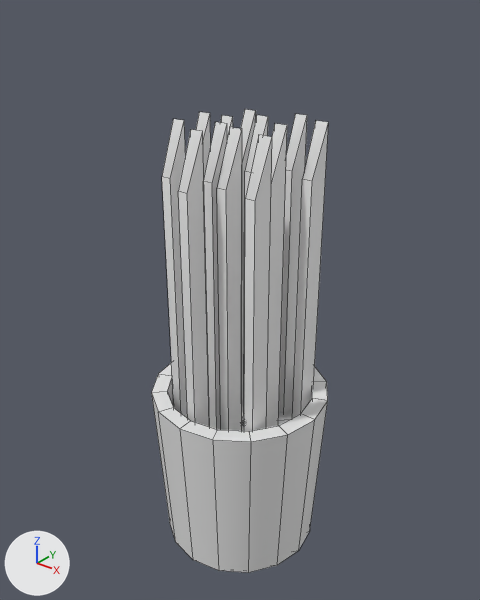
The FBX model Models/Plant 3.fbx, before and after one commit.
Before and after are seen from a 50 mm camera at (0.973, -1.213, 1.309) aimed at (-0.017, 0.025, 0.542). The axes (+X, +Y, +Z) are drawn at lower left. The lights are the same throughout. Mesh edges are drawn as thin lines. Where no turn or scale is listed for an object, it has been applied to the vertices.

In view in the first picture: 'Plant_3'.
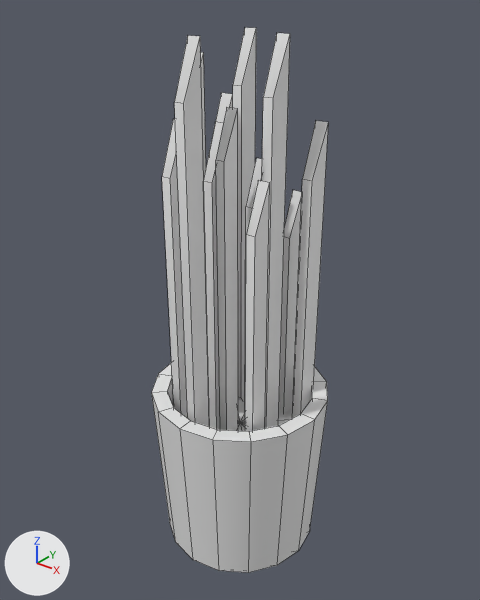
The newer file is also turned or shifted as a whole; pictures and numbers use the older file's frame.

What differs and where, as boxes (x1, y1, x2, y2) in the pictures (480 x 600 px; the box of a moved part takes in the faces that stretch with it):
'Plant_3', reshaped (18% taller): before (151, 109, 329, 573); after (151, 27, 329, 573)
part 1 of me_mesh, moved or reshaped: before (244, 135, 272, 431); after (245, 180, 270, 431)
part 2 of me_mesh, moved or reshaped: before (266, 123, 287, 428); after (262, 33, 290, 428)
part 3 of me_mesh, moved or reshaped: before (279, 114, 307, 413); after (279, 190, 302, 412)
part 4 of me_mesh, moved or reshaped: before (217, 127, 242, 431); after (216, 107, 238, 431)
part 5 of me_mesh, moved or reshaped: before (244, 115, 268, 389); after (245, 158, 262, 416)
part 6 of me_mesh, moved or reshaped: before (220, 115, 233, 138); after (216, 93, 233, 123)
part 7 of me_mesh, moved or reshaped: before (178, 129, 210, 427); after (174, 35, 210, 427)
part 8 of me_mesh, moved or reshaped: before (241, 109, 256, 400); after (233, 27, 256, 400)
part 9 of me_mesh, moved or reshaped: before (196, 112, 211, 175); after (201, 52, 206, 175)

Patch to the scene script:
```diff
--- a/Models/Plant 3.fbx.py
+++ b/Models/Plant 3.fbx.py
@@ me_mesh @@
 me_mesh.from_pydata(...)  # 177 vertices, 152 faces; spans x -0.244..0.245, y -0.241..0.248, z -0.234..1.01
 # used by ob_plant_3; location = (0.0, 0.0, 0.0)
+# me_mesh part 1: the loose piece of 8 vertices spanning x 0.117..0.152, y -0.129..-0.078, z -0.142..1.01 is scaled about its middle by 0.888, then moved by (-0.008, 0.01, -0.036)
+# me_mesh part 2: the loose piece of 8 vertices spanning x 0.07..0.105, y -0.007..0.044, z -0.142..1.01 is moved by (0.0, 0.0, 0.192)
+# me_mesh part 3: the loose piece of 8 vertices spanning x 0.04..0.075, y 0.119..0.17, z -0.142..1.01 is scaled about its middle by 0.884, then moved by (0.0, 0.0, -0.124)
+# me_mesh part 4: the loose piece of 8 vertices spanning x 0.017..0.052, y -0.105..-0.054, z -0.142..1.01 is scaled about its middle by 0.857, then moved by (-0.013, 0.007, 0.123)
+# me_mesh part 5: the loose piece of 8 vertices spanning x -0.024..0.011, y 0.047..0.098, z -0.142..1.01 is scaled about its middle by 0.888, then moved by (0.008, -0.01, -0.036)
+# me_mesh part 6: the loose piece of 8 vertices spanning x -0.089..-0.054, y -0.007..0.044, z -0.142..1.01 is moved by (0.0, 0.0, 0.053)
+# me_mesh part 7: the loose piece of 8 vertices spanning x -0.035..0.0, y -0.178..-0.126, z -0.142..1.01 is moved by (0.0, 0.0, 0.192)
+# me_mesh part 8: the loose piece of 8 vertices spanning x -0.095..-0.06, y 0.089..0.141, z -0.142..1.01 is moved by (0.0, 0.0, 0.192)
+# me_mesh part 9: the loose piece of 8 vertices spanning x -0.161..-0.126, y -0.007..0.044, z -0.142..1.01 is scaled about its middle by 0.968, then moved by (0.013, -0.032, 0.162)
```
